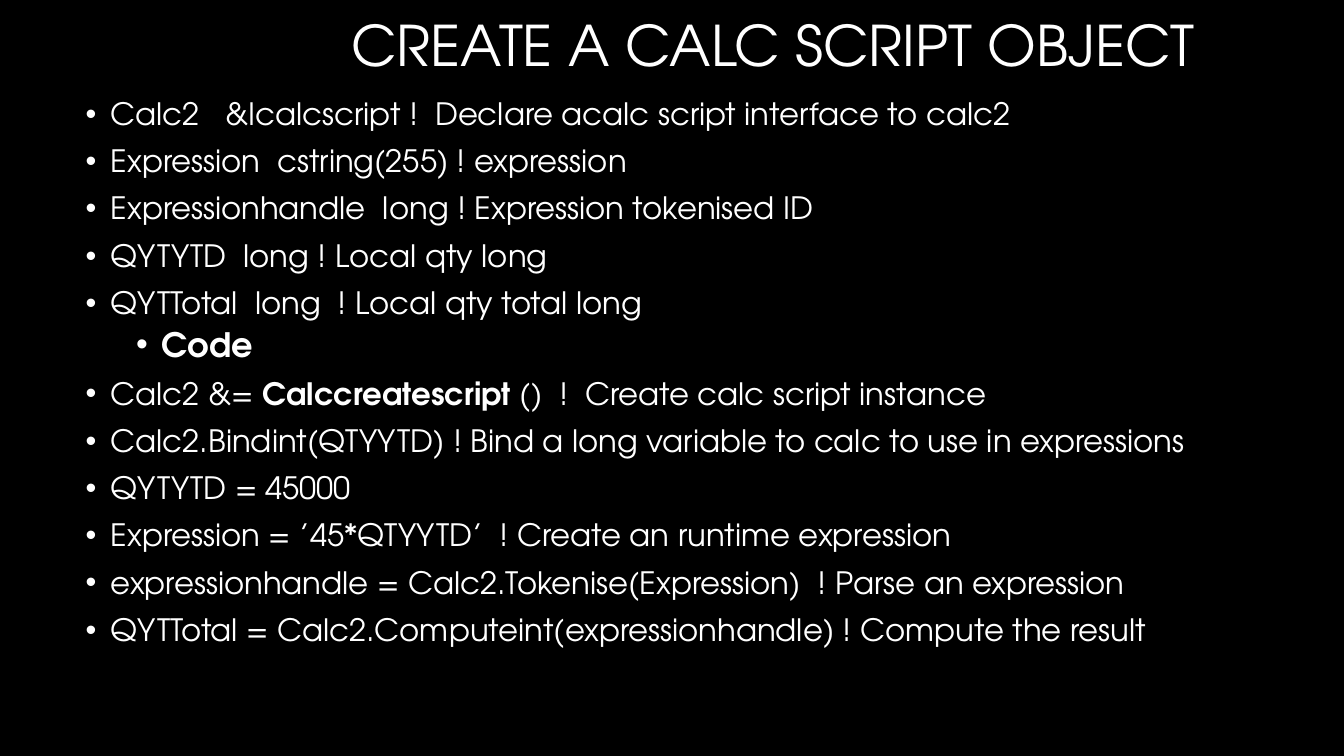
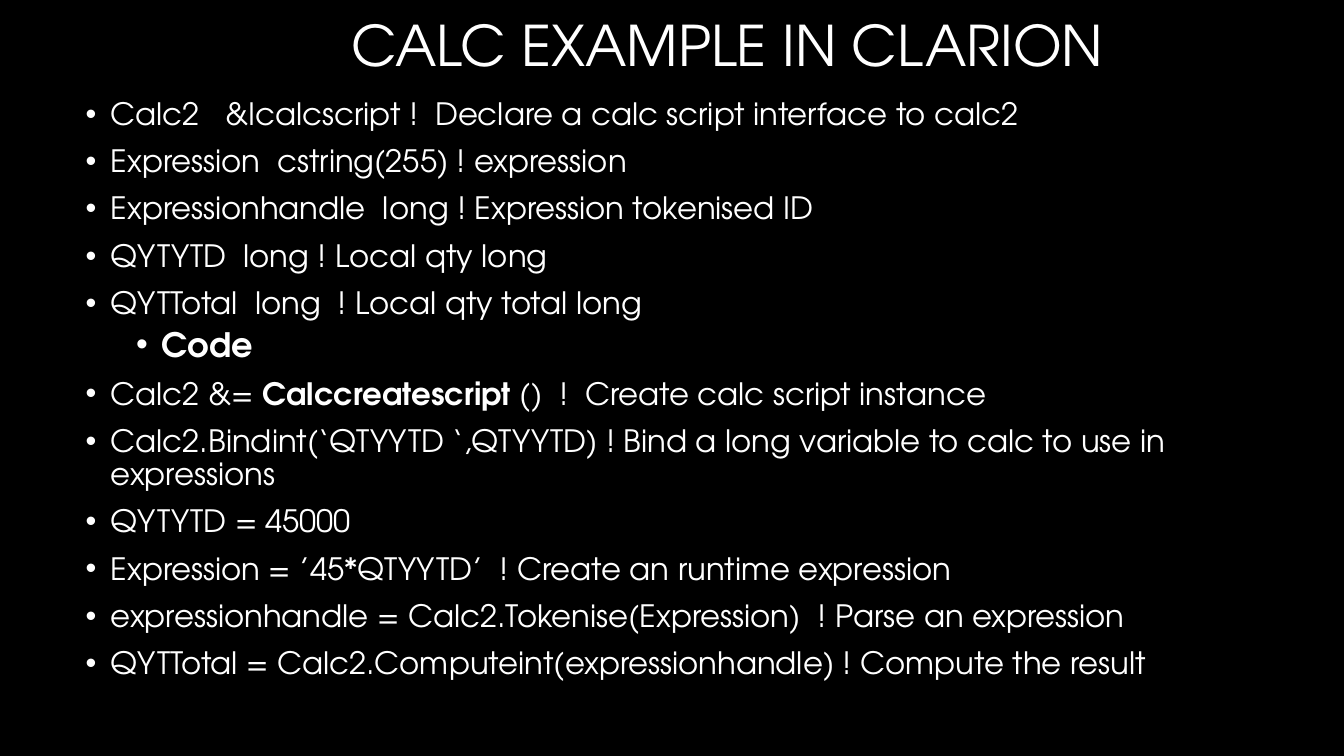
Before and after one commit to CalcScript/CalcScript-2-Clarion, a slide deck: slide 4 of Calc Script 2.pptx. Drawn at 1344x756 pixels with LibreOffice and Linux fonts; fonts in the diff are those of the drawing; background and template pictures are left out. Boxes give left, top, right and bottom in pixels: in the first picture for what was removed or moved away, otherwise in the second. Text is boxed around its words. In the diff, an @@ line names an element or a change of style, - is before the commit and + after.

```diff
--- a/Calc Script 2.pptx
+++ b/Calc Script 2.pptx
@@ title at box(351, 24, 1103, 67): text changed @@
-CREATE A CALC SCRIPT OBJECT
+CALC EXAMPLE IN CLARION
@@ text at box(111, 102, 1019, 131): spaces changed @@
-• Calc2 &Icalcscript ! Declare acalc script interface to calc2
+• Calc2 &Icalcscript ! Declare a calc script interface to calc2
@@ text at box(111, 429, 1165, 491): text changed @@
-• Calc2.Bindint(QTYYTD) ! Bind a long variable to calc to use in expressions
+• Calc2.Bindint(‘QTYYTD ‘,QTYYTD) ! Bind a long variable to calc to use in expressions
```
Also in this commit, not shown: 1 other slide changed, 1 other file.
